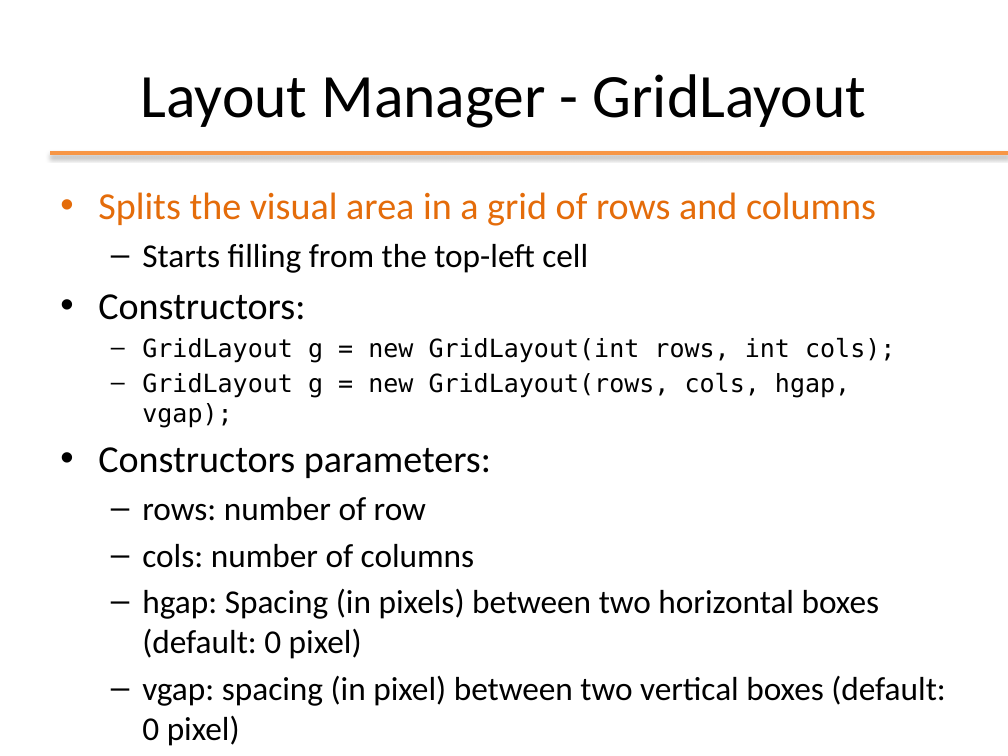
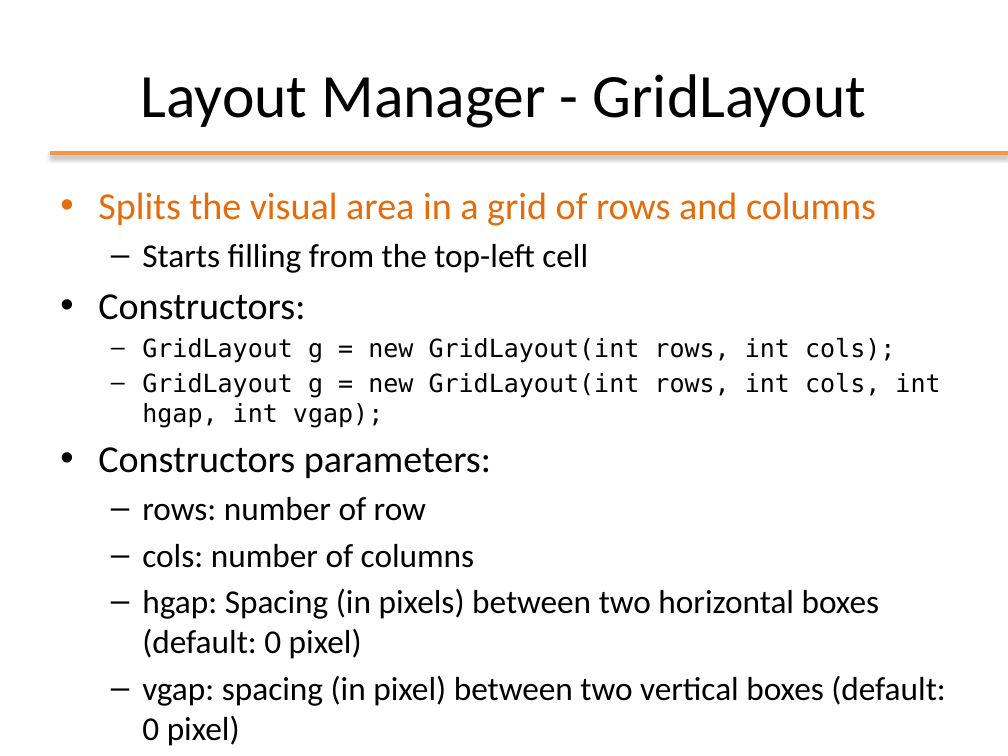
Before and after one commit to Andrea99-beep/ooprogramming, a slide deck: slide 39 of slides/ppt/07_Swing.pptx. Drawn at 1008x756 pixels with LibreOffice and Linux fonts; fonts in the diff are those of the drawing; background and template pictures are left out. Boxes give left, top, right and bottom in pixels: in the first picture for what was removed or moved away, otherwise in the second. Text is boxed around its words. In the diff, an @@ line names an element or a change of style, - is before the commit and + after.

```diff
--- a/slides/ppt/07_Swing.pptx
+++ b/slides/ppt/07_Swing.pptx
@@ text at (142,373,940,428): text changed @@
-  – GridLayout g = new GridLayout(rows, cols, hgap, vgap);
+  – GridLayout g = new GridLayout(int rows, int cols, int hgap, int vgap);
```
Also in this commit, not shown: 3 other slides changed, 1 other file.
